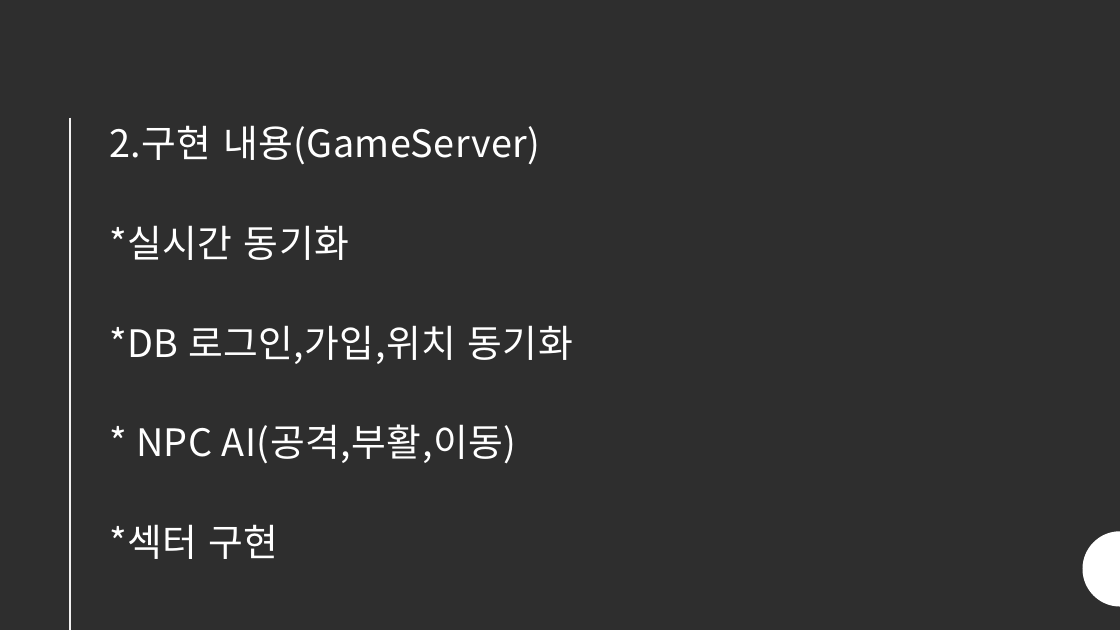
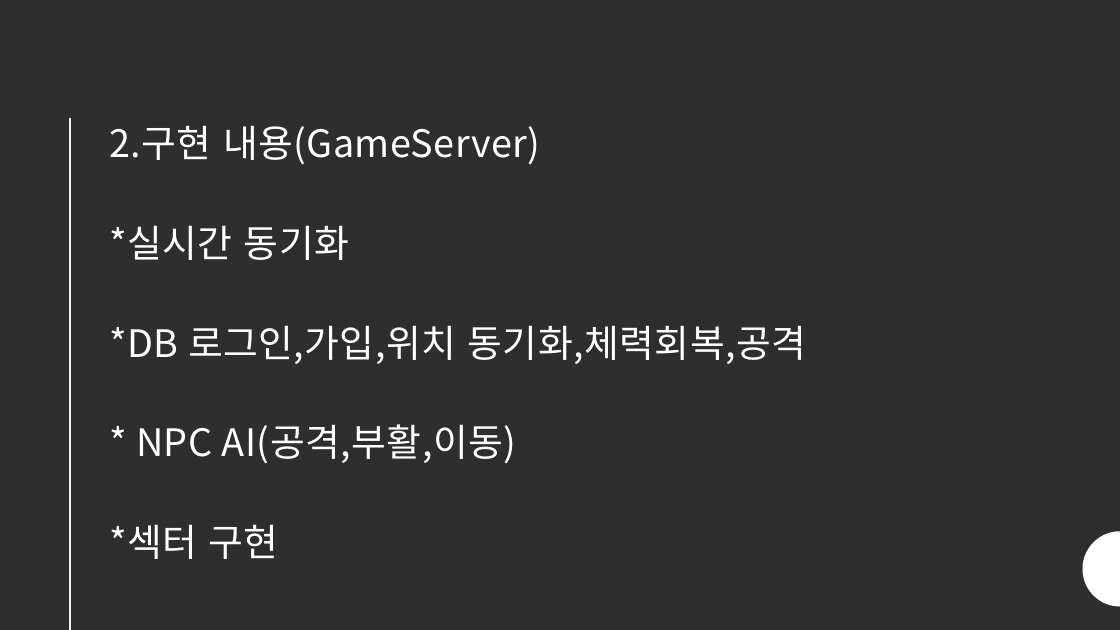
Before and after one commit to SJKIM99/GSP, a slide deck: slide 5 of 게임서버텀프로젝트.pptx. Drawn at 1120x630 pixels with LibreOffice and Linux fonts; fonts in the diff are those of the drawing. Boxes give left, top, right and bottom in pixels: in the first picture for what was removed or moved away, otherwise in the second. Text is boxed around its words. In the diff, an @@ line names an element or a change of style, - is before the commit and + after.

```diff
--- a/게임서버텀프로젝트.pptx
+++ b/게임서버텀프로젝트.pptx
@@ title at (109,125,807,559): text changed @@
-2.구현 내용(GameServer)
-*실시간 동기화
-*DB 로그인,가입,위치 동기화
-* NPC AI(공격,부활,이동)
-*섹터 구현
+2.구현 내용(GameServer)
+*실시간 동기화
+*DB 로그인,가입,위치 동기화,체력회복,공격
+* NPC AI(공격,부활,이동)
+*섹터 구현
```
Also in this commit, not shown: 2 other slides changed, 2 slides added, 3 other files.
